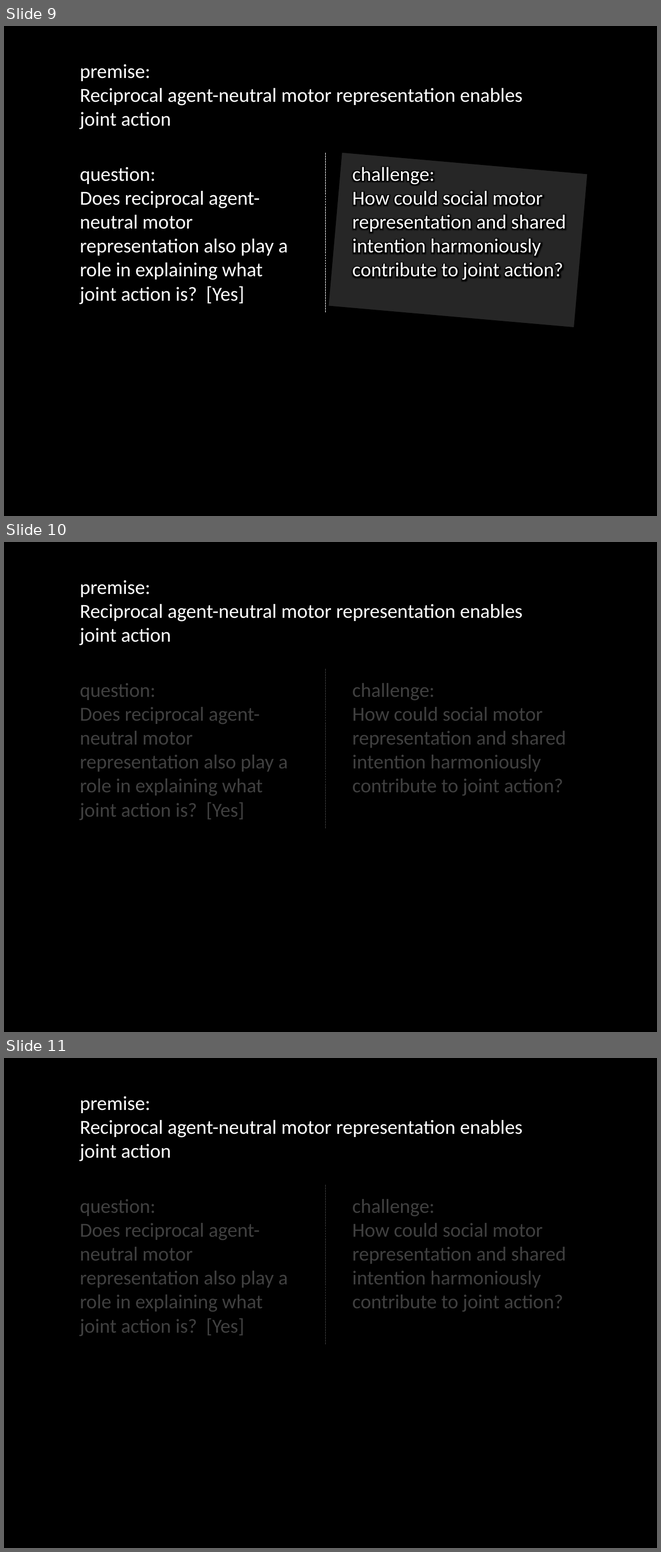
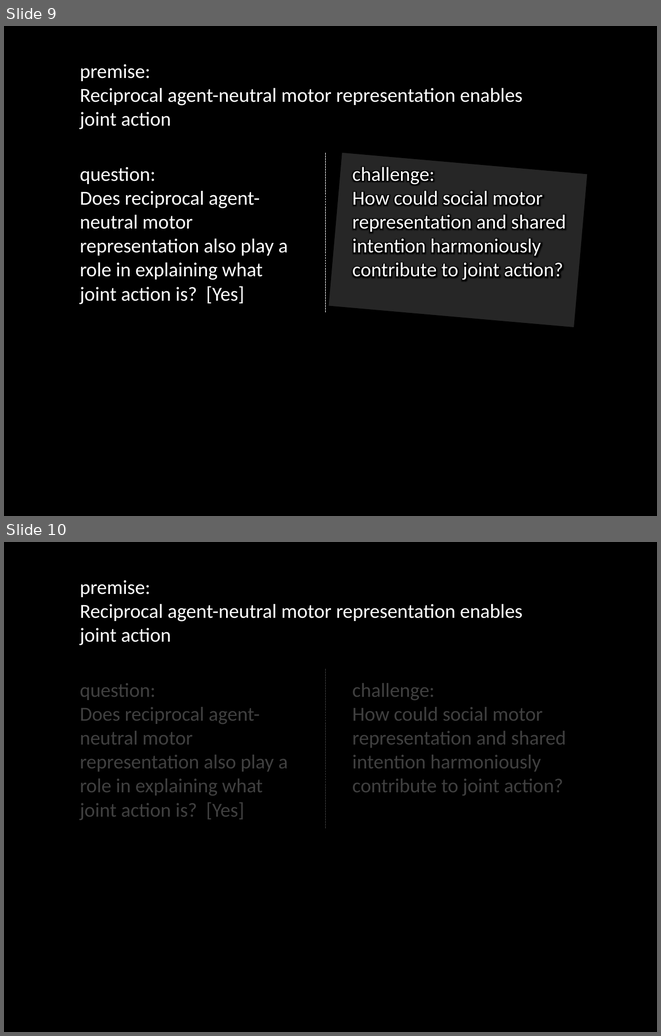
Before and after one commit to butterfill/writing, a slide deck: conf joint action --- sharing goals vs sharing intentions cambridge 2012 talk/intention and motor representation in joint action v2.pptx. Shown one above the other, each under a label of ours: slides 9, 10 and 11 before the commit, slides 9 and 10 after it. The pictures are 661x1552 and 661x1036 pixels, drawn with LibreOffice and Linux fonts; fonts in the diff are those of the drawing. Boxes give left, top, right and bottom in pixels: in the first picture for what was removed or moved away, otherwise in the second. Text is boxed around its words. In the diff, an @@ line names an element or a change of style, - is before the commit and + after.

```diff
--- a/conf joint action --- sharing goals vs sharing intentions cambridge 2012 talk/intention and motor representation in joint action v2.pptx
+++ b/conf joint action --- sharing goals vs sharing intentions cambridge 2012 talk/intention and motor representation in joint action v2.pptx
@@ slide 10 removed at bbox=[4, 542, 657, 1032], background #000000 @@
@@ text removed at bbox=[80, 580, 522, 645] @@
-premise:
-Reciprocal agent-neutral motor representation enables joint action
@@ line removed from (325, 669) to (325, 828) @@
@@ text removed at bbox=[80, 683, 288, 820] @@
-question:
-Does reciprocal agent-neutral motor representation also play a role in explaining what joint action is? [Yes]
@@ text removed at bbox=[352, 683, 566, 795] @@
-challenge:
-How could social motor representation and shared intention harmoniously contribute to joint action?
@@ what was slide 11 is now slide 10 @@
```
Also in this commit, not shown: 2 slides changed, 3 slides added, 2 other files.
